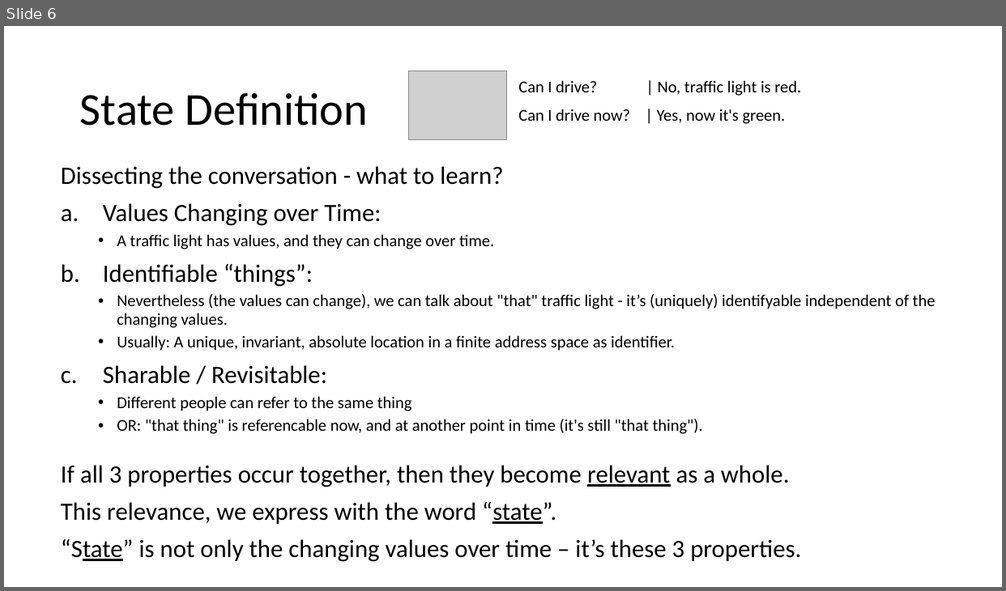
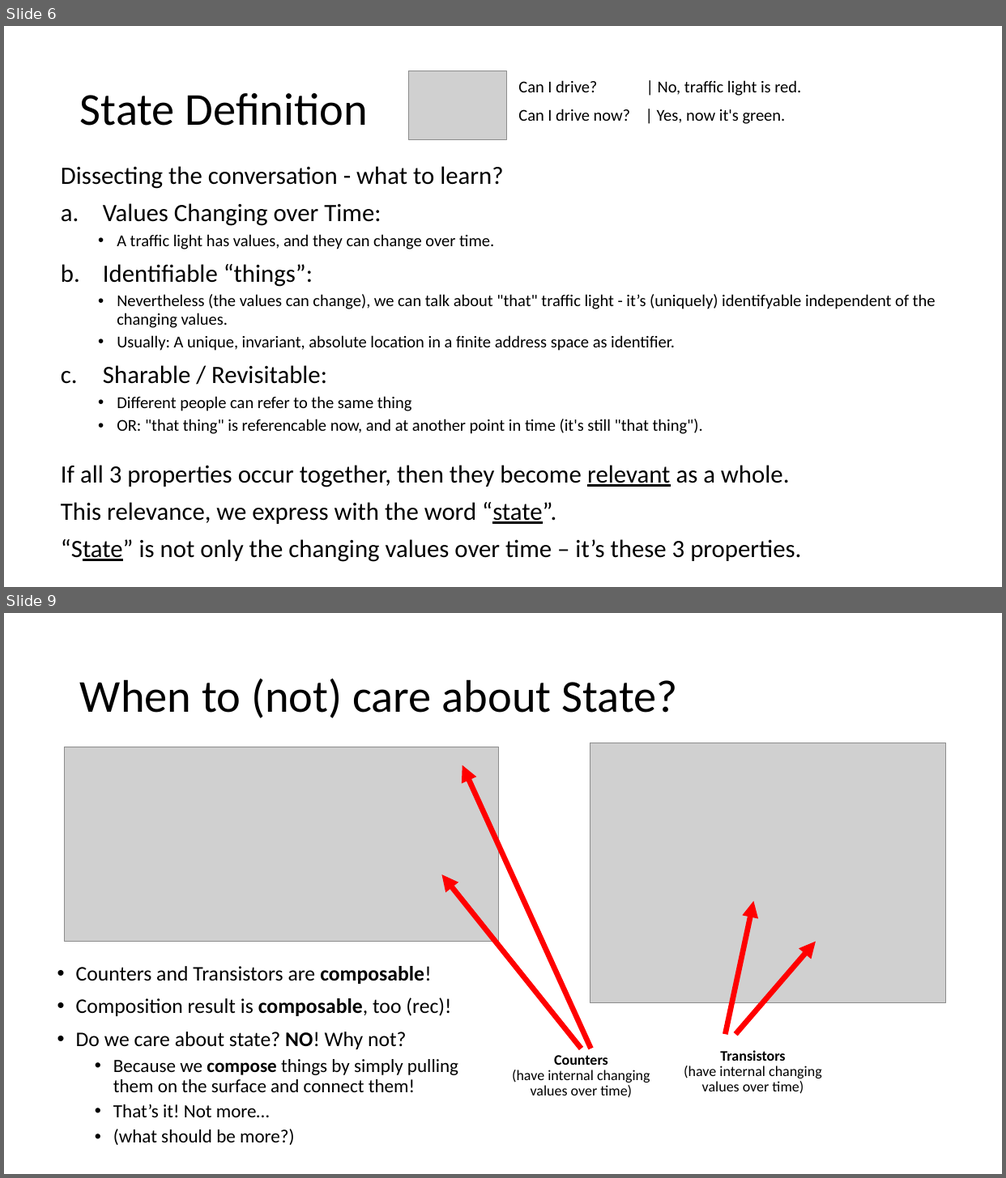
Before and after one commit to RonaldSchlenker/ReactIn200LoC, a slide deck: Vortrag/Presentation.pptx. Shown one above the other, each under a label of ours: slide 6 before the commit, slides 6 and 9 after it; the slides between them are not shown. The pictures are 1006x591 and 1006x1178 pixels, drawn with LibreOffice and Linux fonts; fonts in the diff are those of the drawing; grey boxes stand for pictures. Boxes give left, top, right and bottom in pixels: in the first picture for what was removed or moved away, otherwise in the second. Text is boxed around its words. In the diff, an @@ line names an element or a change of style, - is before the commit and + after.

```diff
--- a/Vortrag/Presentation.pptx
+++ b/Vortrag/Presentation.pptx
@@ slide 9 added at (4,613,1002,1174), background #FFFFFF @@
@@ title added at (80,679,677,718), 44 pt, text #000000 @@
+When to (not) care about State?
@@ picture added at (65,747,499,942) @@
@@ picture added at (590,743,946,1003) @@
@@ arrow added from (591, 1049) to (462, 765), #FF0000 5.25 pt @@
@@ arrow added from (582, 1049) to (442, 875), #FF0000 5.25 pt @@
@@ arrow added from (726, 1034) to (754, 901), #FF0000 5.25 pt @@
@@ arrow added from (735, 1034) to (816, 942), #FF0000 5.25 pt @@
@@ text added at (76,966,458,1145), 20 pt, text #000000 @@
+• Counters and Transistors are composable!
+• Composition result is composable, too (rec)!
+• Do we care about state? NO! Why not?
+  • Because we compose things by simply pulling them on the surface and connect them!
+  • That’s it! Not more…
+  • (what should be more?)
@@ text added at (512,1055,650,1098), 14 pt, text #000000 @@
+Counters
+(have internal changing values over time)
@@ text added at (684,1050,822,1094), 14 pt, text #000000 @@
+Transistors
+(have internal changing values over time)
```
Also in this commit, not shown: 1 slide changed, 1 other slide added, 1 slide removed, 3 other files.
